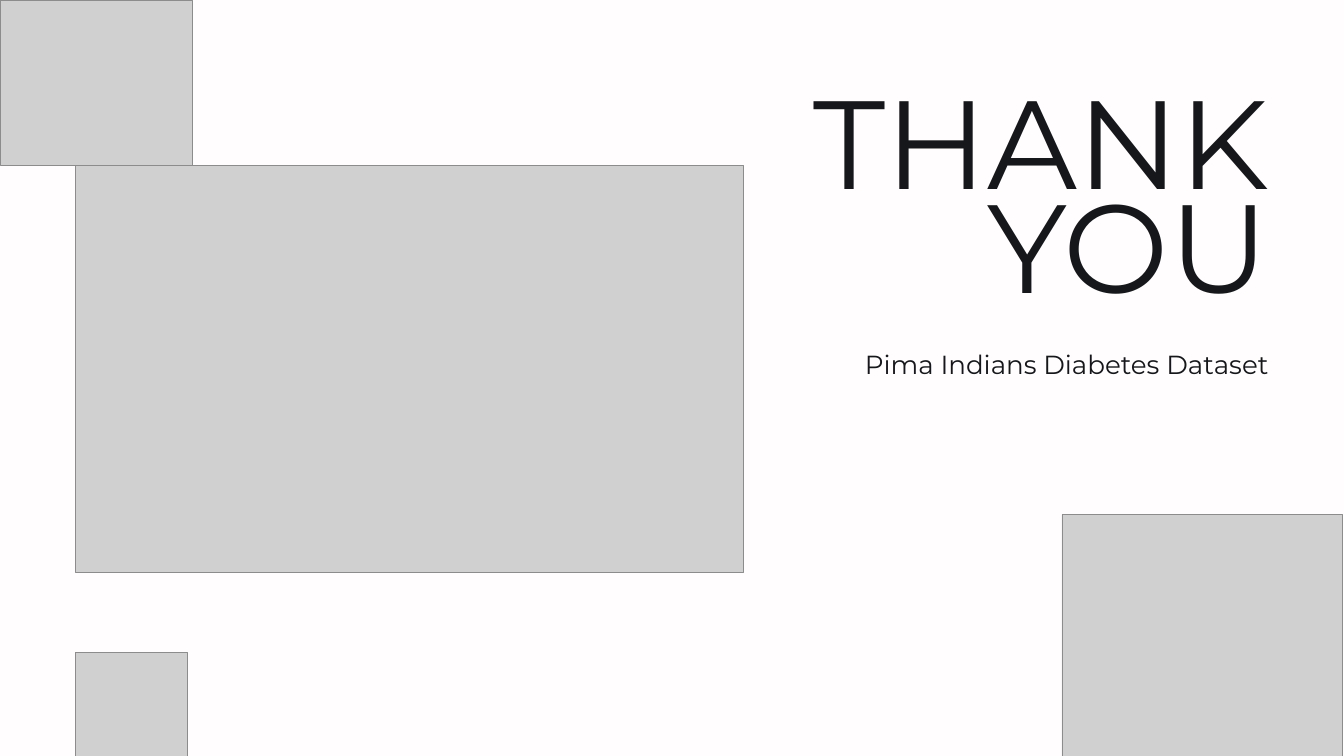
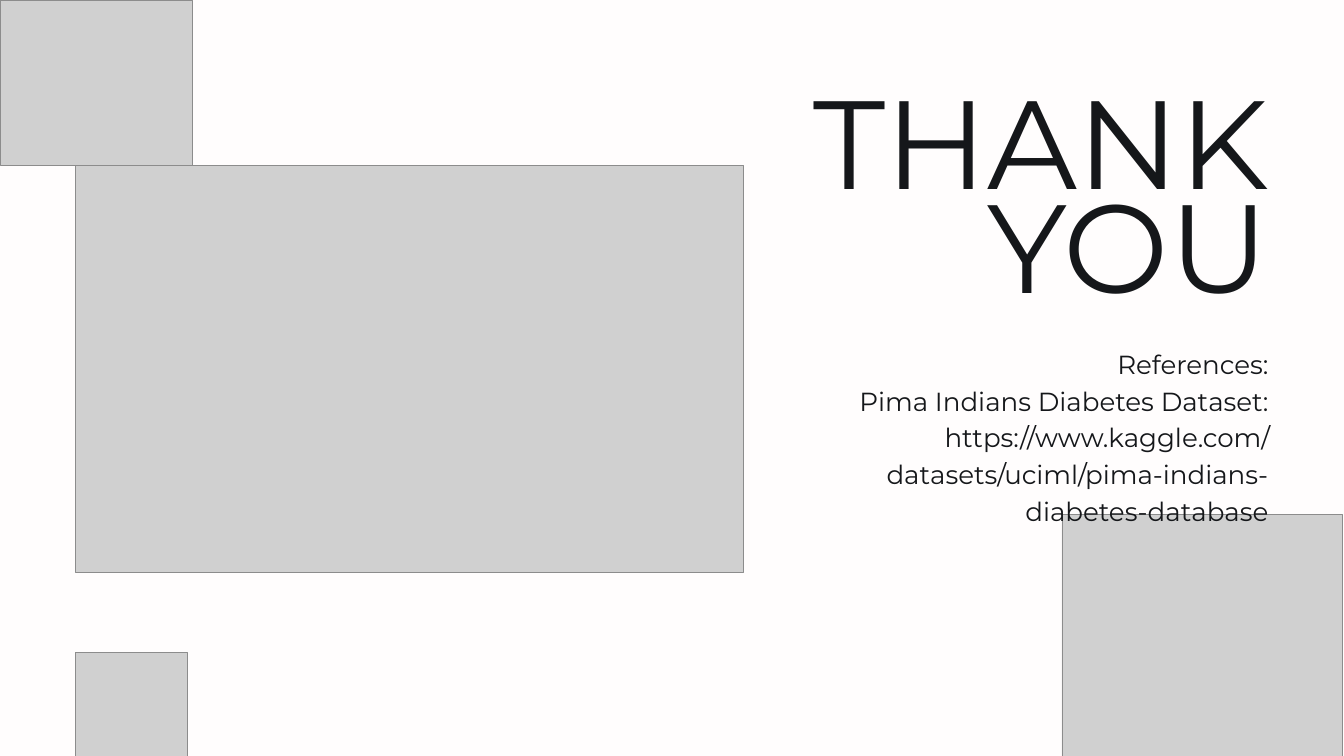
Before and after one commit to charafmrah/Pima-Indians-Diabetes-Dataset, a slide deck: slide 28 of Pima Indians Diabetes Presentation.pptx. Drawn at 1344x756 pixels with LibreOffice and Linux fonts; fonts in the diff are those of the drawing; grey boxes stand for pictures. Boxes give left, top, right and bottom in pixels: in the first picture for what was removed or moved away, otherwise in the second. Text is boxed around its words. In the diff, an @@ line names an element or a change of style, - is before the commit and + after.

Commit message:
ref

```diff
--- a/Pima Indians Diabetes Presentation.pptx
+++ b/Pima Indians Diabetes Presentation.pptx
@@ text at <box>859,354,1271,527</box>: text changed @@
-Pima Indians Diabetes Dataset
+References:
+Pima Indians Diabetes Dataset:
+https://www.kaggle.com/datasets/uciml/pima-indians-diabetes-database
```
